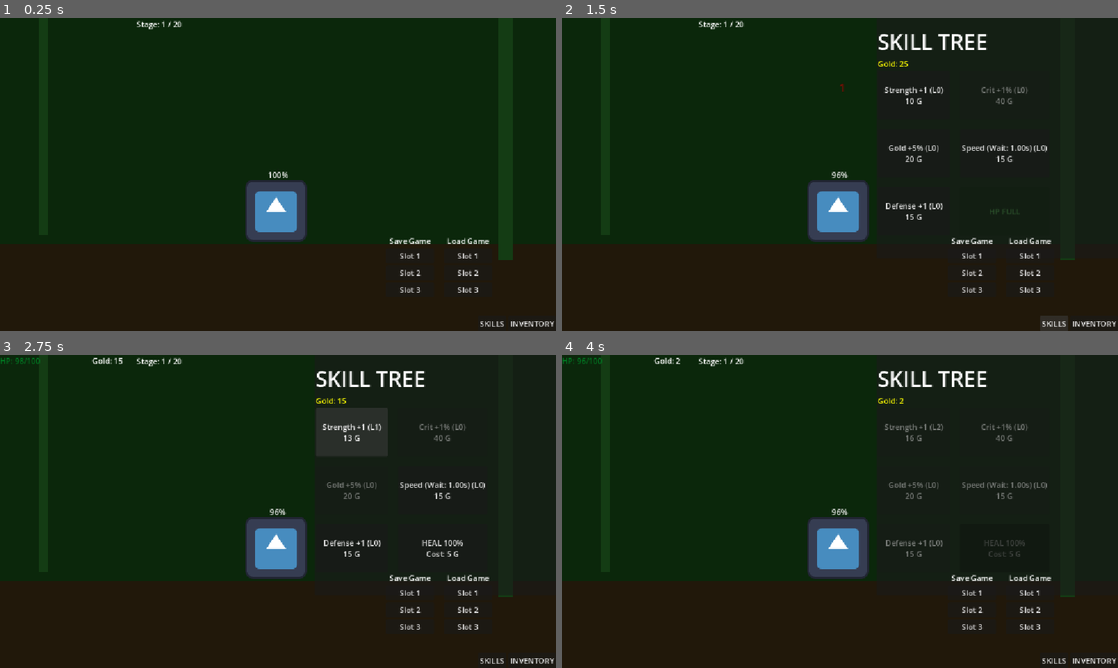
Above: before the commit, frames 1-4 (two rows, left to right).
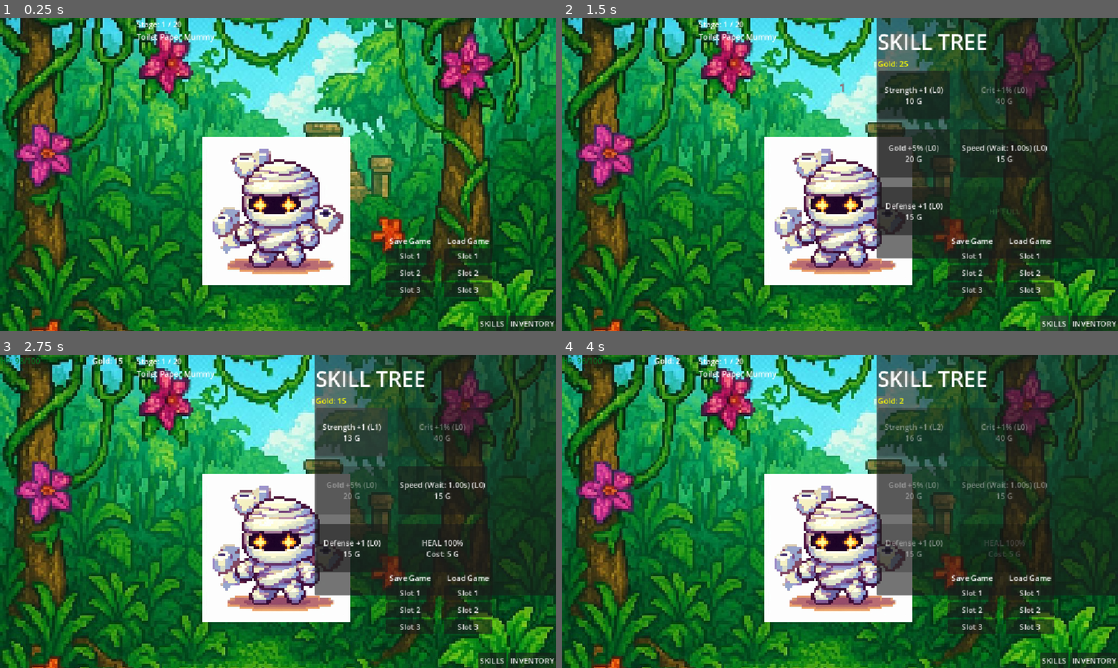
Above: after the commit, the same moments.

Repository: artuq/LootClicker
Game: Godot game, scene res://node_2d.tscn
Two runs of this game, one before a commit and one after it. Both use one fixed random seed, a clock stepped at 60 frames per second and the inputs below. The engine's default icon, where the game draws it, is replaced by a stand-in: a white triangle on a blue panel in a dark square.
Inputs (mouse positions are in pixels of both pictures, inside the frame that each line leads up to):
- Up to frame 1 (0.25 s): no input
- Up to frame 2 (1.5 s): click "INVENTORY" at 0.5 s; click "SKILLS" at 1.25 s
- Up to frame 3 (2.75 s): click "Strength +1 (L0) 10 G" at 2 s
- Up to frame 4 (4 s): click "Strength +1 (L1) 13 G" at 2.75 s; click (840, 552) at 3.5 s

The runs differ from the first frame. In frame 1, 94% of the frame differs, in the area x 0-100%, y 0-100%; in frame 2, 81%; in frame 3, 80%; in frame 4, 84%.

Commit message:
Integrate new jungle background and enemy textures (Mummy, Snake, Saddam)

Diff:
--- a/BattleManager.gd
+++ b/BattleManager.gd
@@ -7,6 +7,9 @@
 var enemy_timer: Timer
 
 @export var damage_label_scene: PackedScene
+@export var mummy_texture: Texture2D
+@export var snake_texture: Texture2D
+@export var boss_texture: Texture2D
 
 # UI References
 @onready var hp_label = $"../CanvasLayer/HPLabel"
@@ -161,15 +164,25 @@
 	var dmg = int(2 * pow(1.15, current_stage))
 	var gold = int(5 * pow(1.1, current_stage))
 
+	var enemy_name = ""
 	if is_boss:
 		hp *= 4
 		dmg *= 2
 		gold *= 3
-		enemy_sprite.modulate = Color.RED
-		enemy_sprite.scale = Vector2(1.3, 1.3)
+		enemy_sprite.texture = boss_texture
+		enemy_sprite.modulate = Color.WHITE # No red modulate needed if using boss texture
+		enemy_sprite.scale = Vector2(0.5, 0.5) # Adjusting scale for potentially large JPEG
+		enemy_name = "BOSS: Raft Saddam"
 	else:
+		if current_stage <= 10:
+			enemy_sprite.texture = mummy_texture
+			enemy_name = "Toilet Paper Mummy"
+		else:
+			enemy_sprite.texture = snake_texture
+			enemy_name = "Confused Snake"
+
 		enemy_sprite.modulate = Color.WHITE
-		enemy_sprite.scale = Vector2(1.0, 1.0)
+		enemy_sprite.scale = Vector2(0.3, 0.3) # Adjusting scale for JPEGs
 
 	current_enemy.setup_enemy(hp, dmg, gold, 10)
 	if saved_hp != -1:
@@ -177,7 +190,7 @@
 
 	current_enemy.died.connect(_on_enemy_died)
 
-	stage_label.text = "Stage: %d / 20" % current_stage
+	stage_label.text = "Stage: %d / 20\n%s" % [current_stage, enemy_name]
 	enemy_hp_bar.max_value = hp
 	enemy_hp_bar.value = current_enemy.current_hp
 
--- a/node_2d.tscn
+++ b/node_2d.tscn
@@ -5,6 +5,11 @@
 [ext_resource type="PackedScene" uid="uid://6lmhw6qpdnim" path="res://DamageLabel.tscn" id="2_0hol4"]
 [ext_resource type="Script" uid="uid://l57vb5okvn5i" path="res://SkillTree.gd" id="3_epypp"]
 
+[ext_resource type="Texture2D" uid="uid://cx6m4m7n4v6p4" path="res://Jungle.jpeg" id="4_jungle"]
+[ext_resource type="Texture2D" uid="uid://d3u4y6r7e8w9" path="res://Mumia.jpeg" id="5_mummy"]
+[ext_resource type="Texture2D" uid="uid://b1c2d3e4f5g6" path="res://Sadam.jpeg" id="6_sadam"]
+[ext_resource type="Texture2D" uid="uid://a1b2c3d4e5f6" path="res://Snake.jpeg" id="7_snake"]
+
 [sub_resource type="LabelSettings" id="LabelSettings_0hol4"]
 font_size = 44
 
@@ -24,43 +29,22 @@
 [node name="BackgroundLayer" type="CanvasLayer" parent="." unique_id=1824077322]
 layer = -1
 
-[node name="Canopy" type="ColorRect" parent="BackgroundLayer" unique_id=1757594031]
+[node name="JungleBG" type="TextureRect" parent="BackgroundLayer"]
 anchors_preset = 15
 anchor_right = 1.0
 anchor_bottom = 1.0
 grow_horizontal = 2
 grow_vertical = 2
-color = Color(0.0431373, 0.152941, 0.0431373, 1)
-
-[node name="Ground" type="ColorRect" parent="BackgroundLayer" unique_id=1132051345]
-anchors_preset = 12
-anchor_top = 1.0
-anchor_right = 1.0
-anchor_bottom = 1.0
-offset_top = -180.0
-grow_horizontal = 2
-grow_vertical = 0
-color = Color(0.129412, 0.0941176, 0.0392157, 1)
-
-[node name="VineLeft" type="ColorRect" parent="BackgroundLayer" unique_id=1731029145]
-offset_left = 80.0
-offset_right = 100.0
-offset_bottom = 450.0
-color = Color(0.0784314, 0.235294, 0.0784314, 1)
-
-[node name="VineRight" type="ColorRect" parent="BackgroundLayer" unique_id=1246794532]
-anchors_preset = 1
-anchor_left = 1.0
-anchor_right = 1.0
-offset_left = -120.0
-offset_right = -90.0
-offset_bottom = 500.0
-grow_horizontal = 0
-color = Color(0.0784314, 0.235294, 0.0784314, 1)
+texture = ExtResource("4_jungle")
+expand_mode = 1
+stretch_mode = 6
 
 [node name="BattleManager" type="Node" parent="." unique_id=315060686]
 script = ExtResource("1_wtcfe")
 damage_label_scene = ExtResource("2_0hol4")
+mummy_texture = ExtResource("5_mummy")
+snake_texture = ExtResource("7_snake")
+boss_texture = ExtResource("6_sadam")
 
 [node name="CanvasLayer" type="CanvasLayer" parent="." unique_id=1271369561]
 
Not shown, added: Jungle.jpeg.import
Not shown, added: Mumia.jpeg.import
Not shown, added: Sadam.jpeg.import
Not shown, added: Snake.jpeg.import
